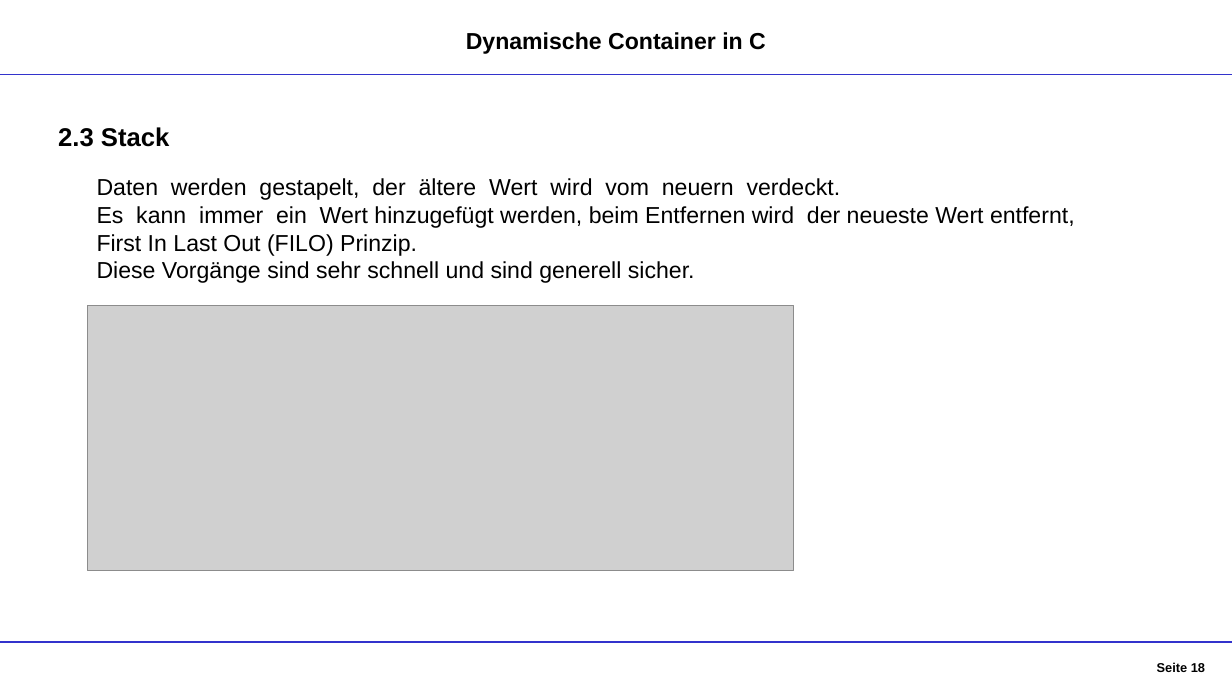
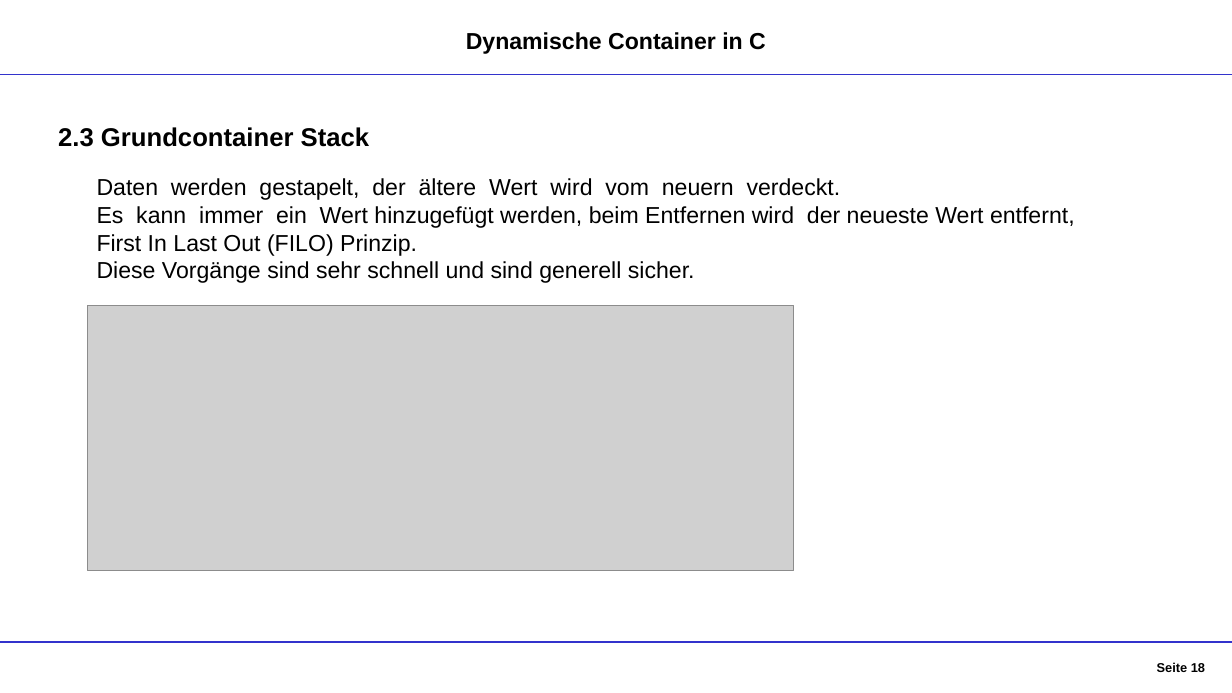
Before and after one commit to DennisGoss99/InPr_DynamicCollections, a slide deck: slide 18 of Dokumentation/Container - Präsentation.pptx. Drawn at 1232x693 pixels with LibreOffice and Linux fonts; fonts in the diff are those of the drawing; grey boxes stand for pictures. Boxes give left, top, right and bottom in pixels: in the first picture for what was removed or moved away, otherwise in the second. Text is boxed around its words. In the diff, an @@ line names an element or a change of style, - is before the commit and + after.

```diff
--- a/Dokumentation/Container - Präsentation.pptx
+++ b/Dokumentation/Container - Präsentation.pptx
@@ text at (58, 127, 370, 147): text changed @@
-2.3 Stack
+2.3 Grundcontainer Stack
```
Also in this commit, not shown: 22 other slides changed, 4 slides added, 1 slide removed.
